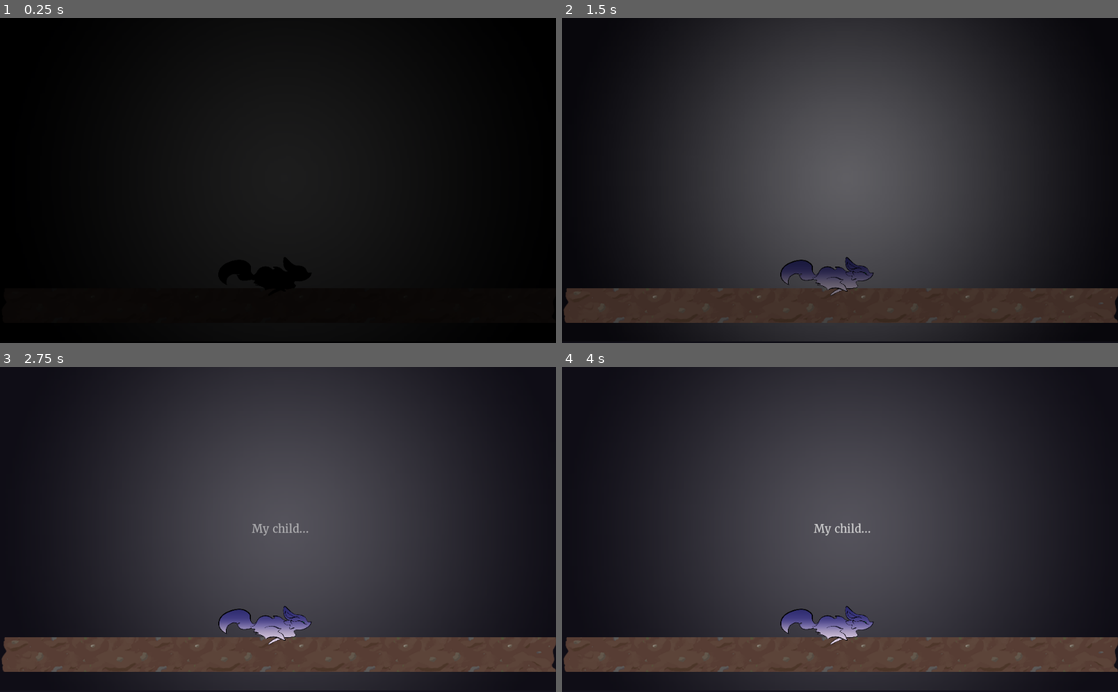
Above: before the commit, frames 1-4 (two rows, left to right).
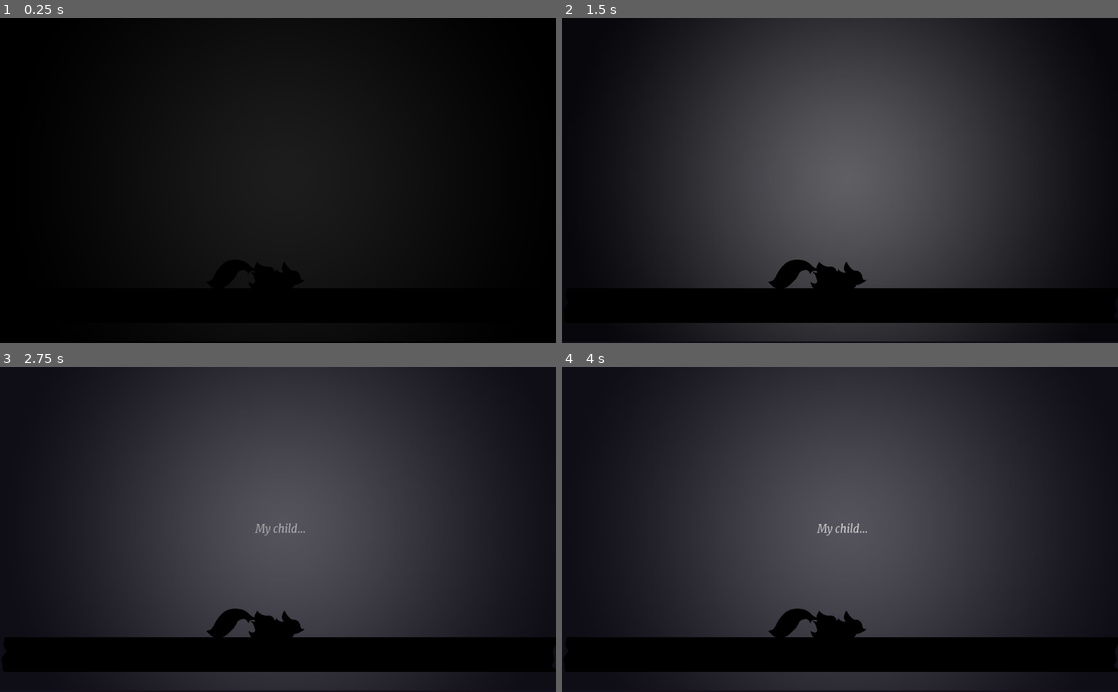
Above: after the commit, the same moments.

Repository: yeetables/Gami
Game: Godot game, scene res://Scenes/Intro.tscn
Same seed, same stepped clock (60 frames per second), same inputs: the game is played once before the commit and once after it. The engine's default icon, where the game draws it, is replaced by a stand-in: a white triangle on a blue panel in a dark square.
Inputs (mouse positions are in pixels of both pictures, inside the frame that each line leads up to):
- Up to frame 1 (0.25 s): no input
- Up to frame 2 (1.5 s): move the mouse to (962, 164) at 0.52 s; hold D from 0.53 s (still down); tap Space (space) at 0.6 s; click (962, 164) at 0.67 s; move the mouse to (728, 196) at 1.27 s; tap 1 at 1.35 s
- Up to frame 3 (2.75 s): move the mouse to (333, 458) at 2.02 s; release D at 2.03 s; hold A from 2.03 s (still down); hold 2 from 2.03 s (still down)
- Up to frame 4 (4 s): move the mouse to (812, 594) at 2.77 s; release A at 2.78 s; release 2 at 2.78 s; hold D from 2.78 s (still down); tap 3 at 2.85 s; click (812, 594) at 2.92 s; tap Enter at 3.5 s; move the mouse to (1006, 578) at 3.52 s; tap Space (space) at 3.6 s

The runs differ from the first frame. In frame 2, 12% of the frame differs, in the area x 0-100%, y 73-94%; in frame 3, 12%; in frame 4, 12%, in the area x 0-100%, y 48-94%.

Commit message:
added text into Intro

Diff:
--- a/src/Scenes/ForestPart2.tscn
+++ b/src/Scenes/ForestPart2.tscn
@@ -79,6 +79,7 @@
 [node name="Music" type="Node2D" parent="."]
 
 [node name="sound" type="Node2D" parent="Music"]
+editor/display_folded = true
 
 [node name="bg" type="AudioStreamPlayer" parent="Music/sound"]
 stream = ExtResource( 6 )
--- a/src/Scenes/Intro.tscn
+++ b/src/Scenes/Intro.tscn
@@ -1,8 +1,8 @@
-[gd_scene load_steps=15 format=2]
-
-[ext_resource path="res://Scripts/CutNode.gd" type="Script" id=1]
+[gd_scene load_steps=16 format=2]
+
+[ext_resource path="res://Scripts/cutscenes/Intro.gd" type="Script" id=1]
 [ext_resource path="res://Assets/Sprites/Objects/Player/NEWFOX-run-HUGE.png" type="Texture" id=2]
-[ext_resource path="res://Assets/merriweather.regular.ttf" type="DynamicFontData" id=3]
+[ext_resource path="res://Assets/merriweather.italic.ttf" type="DynamicFontData" id=3]
 [ext_resource path="res://Assets/icon.png" type="Texture" id=4]
 [ext_resource path="res://Assets/Sounds/Background/cutscene.wav" type="AudioStream" id=5]
 [ext_resource path="res://Assets/Sprites/download.jpg" type="Texture" id=6]
@@ -31,7 +31,7 @@
 
 [sub_resource type="Animation" id=5]
 resource_name = "Player"
-length = 5.0
+length = 6.0
 tracks/0/type = "value"
 tracks/0/path = NodePath("icon:position")
 tracks/0/interp = 1
@@ -39,10 +39,10 @@
 tracks/0/imported = false
 tracks/0/enabled = true
 tracks/0/keys = {
-"times": PoolRealArray( 0, 4.96963 ),
-"transitions": PoolRealArray( 1, 1 ),
-"update": 0,
-"values": [ Vector2( 1.737, 198 ), Vector2( 644.115, 198 ) ]
+"times": PoolRealArray( 0, 1, 6 ),
+"transitions": PoolRealArray( 1, 1, 1 ),
+"update": 0,
+"values": [ Vector2( 1.737, 198 ), Vector2( 1.737, 198 ), Vector2( 644.115, 198 ) ]
 }
 tracks/1/type = "animation"
 tracks/1/path = NodePath("icon/playerAni")
@@ -52,7 +52,46 @@
 tracks/1/enabled = true
 tracks/1/keys = {
 "clips": PoolStringArray( "FoxRun" ),
-"times": PoolRealArray( 0 )
+"times": PoolRealArray( 1 )
+}
+tracks/2/type = "value"
+tracks/2/path = NodePath("icon:modulate")
+tracks/2/interp = 1
+tracks/2/loop_wrap = true
+tracks/2/imported = false
+tracks/2/enabled = true
+tracks/2/keys = {
+"times": PoolRealArray( 0, 1 ),
+"transitions": PoolRealArray( 1, 1 ),
+"update": 0,
+"values": [ Color( 0, 0, 0, 1 ), Color( 1, 1, 1, 1 ) ]
+}
+tracks/3/type = "value"
+tracks/3/path = NodePath("TileMap:modulate")
+tracks/3/interp = 1
+tracks/3/loop_wrap = true
+tracks/3/imported = false
+tracks/3/enabled = true
+tracks/3/keys = {
+"times": PoolRealArray( 0, 1 ),
+"transitions": PoolRealArray( 1, 1 ),
+"update": 0,
+"values": [ Color( 0, 0, 0, 1 ), Color( 1, 1, 1, 1 ) ]
+}
+
+[sub_resource type="Animation" id=11]
+resource_name = "PlayerShow"
+tracks/0/type = "value"
+tracks/0/path = NodePath("icon:visible")
+tracks/0/interp = 1
+tracks/0/loop_wrap = true
+tracks/0/imported = false
+tracks/0/enabled = true
+tracks/0/keys = {
+"times": PoolRealArray( 0 ),
+"transitions": PoolRealArray( 1 ),
+"update": 1,
+"values": [ false ]
 }
 
 [sub_resource type="Animation" id=6]
@@ -143,7 +182,7 @@
 tracks/2/interp = 1
 tracks/2/loop_wrap = true
 tracks/2/imported = false
-tracks/2/enabled = true
+tracks/2/enabled = false
 tracks/2/keys = {
 "times": PoolRealArray( 0, 0.9, 2 ),
 "transitions": PoolRealArray( 1, 1, 1 ),
@@ -155,7 +194,7 @@
 tracks/3/interp = 1
 tracks/3/loop_wrap = true
 tracks/3/imported = false
-tracks/3/enabled = true
+tracks/3/enabled = false
 tracks/3/keys = {
 "times": PoolRealArray( 0, 2 ),
 "transitions": PoolRealArray( 1, 1 ),
@@ -183,24 +222,25 @@
 texture = ExtResource( 2 )
 vframes = 4
 hframes = 5
+frame = 16
 
 [node name="playerAni" type="AnimationPlayer" parent="icon"]
 anims/FoxRun = SubResource( 8 )
 
 [node name="Label" type="Label" parent="."]
-modulate = Color( 1, 1, 1, 0 )
+modulate = Color( 1, 1, 1, 0.9 )
 margin_left = -260.0
 margin_top = -51.0
 margin_right = 270.0
 margin_bottom = 49.0
 custom_fonts/font = SubResource( 10 )
-text = "Our lands are wrought with sickness. The most able creates have been forced to flee"
 align = 1
 valign = 1
 autowrap = true
 
 [node name="AnimationPlayer" type="AnimationPlayer" parent="."]
 anims/Player = SubResource( 5 )
+anims/PlayerShow = SubResource( 11 )
 anims/Words = SubResource( 6 )
 anims/test = SubResource( 9 )
 
--- /dev/null
+++ b/src/Scripts/cutscenes/Intro.gd
@@ -0,0 +1,41 @@
+extends Node
+
+var count = 0
+var cutscene1 = ["My child...", "Your time of rest must end. Wake up.", "Our lands are wrought with sickness. The most abled creatures have been forced to flee.", "Those who cannot leave struggle greatly. Our state is dire, and I fear the worst.", "Yet you...you have remained untouched. Whether through resilience or pure luck, you have continued to flourish in the midst of the mountain’s decay.", "I can only hope that your shining spirit will be enough to free us from this darkness.", "Two hearts of the mountain have been lost and broken. The stones of Vitality and Enhancement. You must retrieve them, reunite their shards, and ascend the mountain.", "We must restore our home and save our people."]
+var times = [2, 1.3, 0.75, 0.75, 0.6, 0.75, 0.55, 1]
+#var italic = [false, true, true, false]
+#var italicFont = load("res://Assets/merriweather.italic.ttf")
+#var regularFont = load("res://Assets/merriweather.regular.ttf")
+var end = false
+
+func _ready():
+	$Fader.play("White")
+	print("Flag1")
+
+func _on_AnimationPlayer_animation_finished(anim_name):
+	if anim_name == "Words":
+		if count < 8:
+			$AnimationPlayer.set_speed_scale(times[count])
+			$Label.set_text(cutscene1[count])
+			$AnimationPlayer.play("Words")
+			count += 1
+			if count == 3:
+				$icon.visible = true
+				$TileMap.visible = true
+		else:
+			if end == false:
+				$AnimationPlayer.play("Player")
+				end = true
+	elif anim_name == "Player":
+		$Fader.play("Black")
+		$AudioStreamPlayer._set_playing(false) # stop the music
+
+func _on_Fader_animation_finished(anim_name):
+	if anim_name == "White":
+		$Label.set_text(cutscene1[count])
+		$AnimationPlayer.play("Words")
+		print("Flag2")
+		count += 1
+	if anim_name == "Black":
+		# switch to first level
+		get_tree().change_scene("res://Scenes/World2.tscn")
